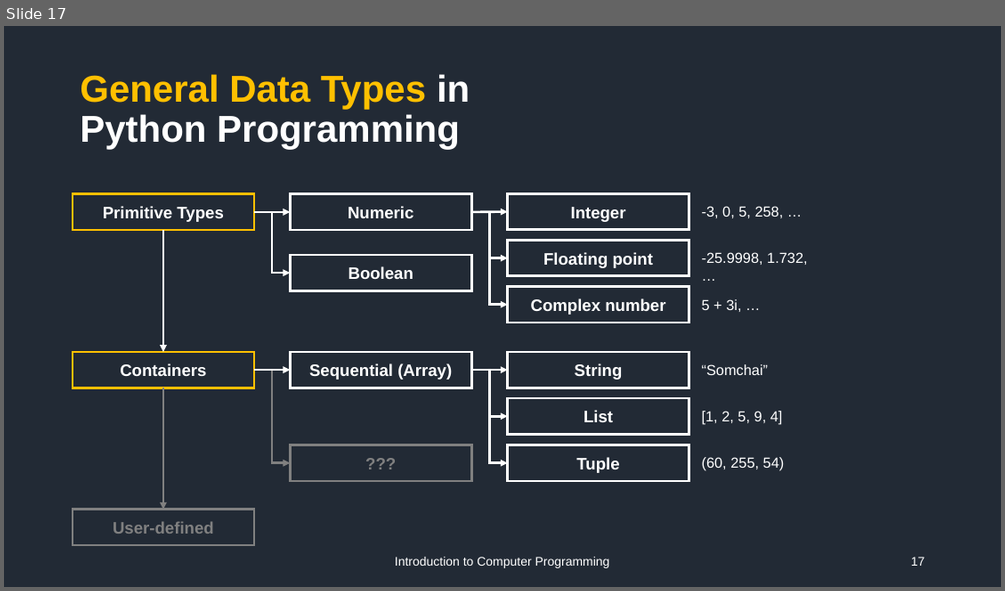
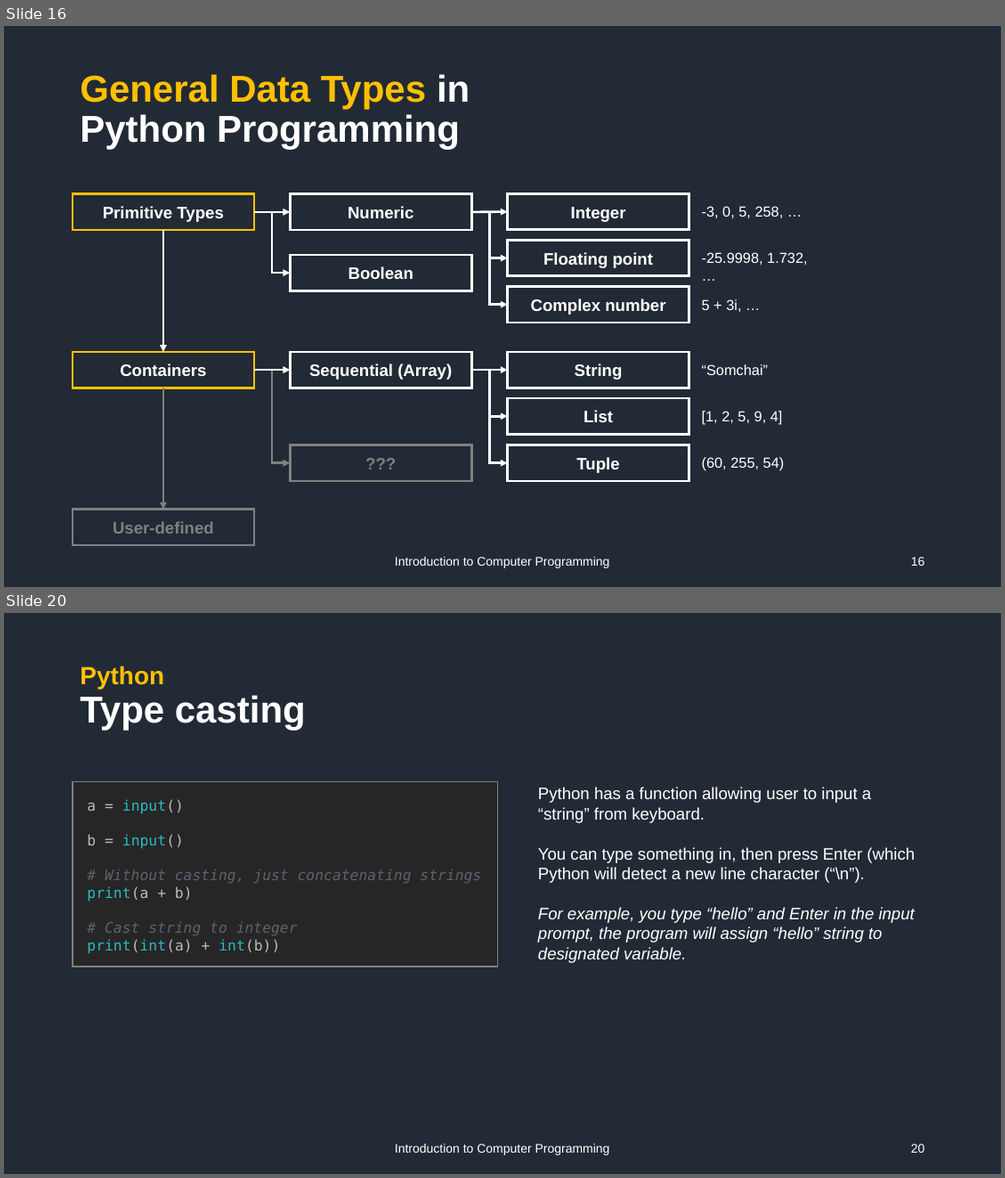
Before and after one commit to vtneil/course-comp101, a slide deck: ppt/Week01_Introduction.pptx. Shown one above the other, each under a label of ours: slide 17 before the commit, slides 16 and 20 after it; the slides between them are not shown. The pictures are 1005x591 and 1005x1178 pixels, drawn with LibreOffice and Linux fonts; fonts in the diff are those of the drawing. Boxes give left, top, right and bottom in pixels: in the first picture for what was removed or moved away, otherwise in the second. Text is boxed around its words. In the diff, an @@ line names an element or a change of style, - is before the commit and + after.

```diff
--- a/ppt/Week01_Introduction.pptx
+++ b/ppt/Week01_Introduction.pptx
@@ slide 20 added at (4, 613, 1001, 1174), background #222A35 @@
@@ title added at (80, 666, 306, 730), 36 pt, text #FFFFFF, bold @@
+Python
+Type casting
@@ rectangle added at (73, 782, 498, 966), fill #262626, outline #808080 1 pt, 14 pt, text #5C6370, italic @@
+a = input()
+b = input()
+# Without casting, just concatenating strings
+print(a + b)
+# Cast string to integer
+print(int(a) + int(b))
@@ text added at (538, 787, 914, 963), 16 pt, text #FFFFFF @@
+Python has a function allowing user to input a “string” from keyboard.
+You can type something in, then press Enter (which Python will detect a new line character (“\n”).
+For example, you type “hello” and Enter in the input prompt, the program will assign “hello” string to designated variable.
@@ text added at (395, 1143, 610, 1155), 12 pt, text #FFFFFF @@
+Introduction to Computer Programming
@@ page number added at (911, 1143, 925, 1152), 12 pt, text #FFFFFF @@
+20
@@ what was slide 17 is now slide 16 @@
@@ page number at (911, 556, 925, 565): text changed @@
-17
+16
```
Also in this commit, not shown: 6 slides changed, 3 other slides added, 2 slides removed, 17 other files.
